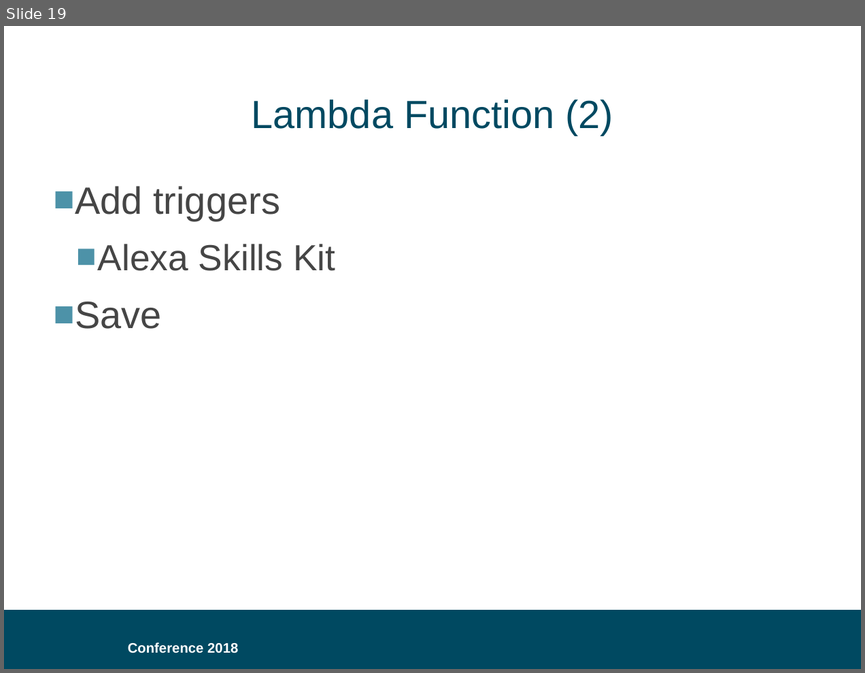
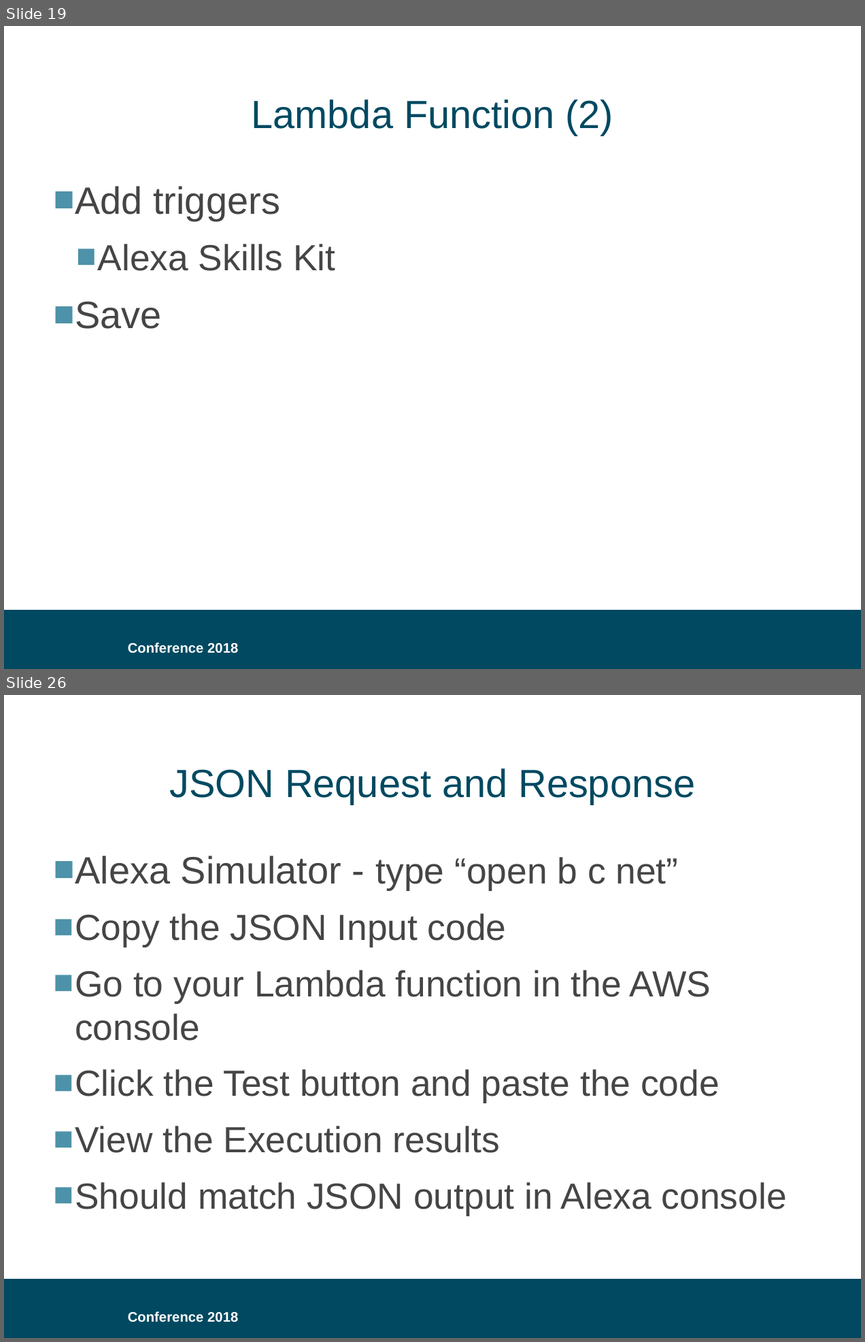
Before and after one commit to bklug/introductory-alexa-workshop, a slide deck: build-an-alexa-skill-for.pptx. Shown one above the other, each under a label of ours: slide 19 before the commit, slides 19 and 26 after it; the slides between them are not shown. The pictures are 865x673 and 865x1342 pixels, drawn with LibreOffice and Linux fonts; fonts in the diff are those of the drawing; background and template pictures are left out. Boxes give left, top, right and bottom in pixels: in the first picture for what was removed or moved away, otherwise in the second. Text is boxed around its words. In the diff, an @@ line names an element or a change of style, - is before the commit and + after.

```diff
--- a/build-an-alexa-skill-for.pptx
+++ b/build-an-alexa-skill-for.pptx
@@ slide 26 added at [4, 695, 861, 1338], background #FFFFFF; not listed: 2 template elements that a slide beside it also shows @@
@@ title added at [169, 768, 695, 804], 33 pt, text #004961 @@
+JSON Request and Response
@@ text added at [75, 855, 787, 1215], 30.5 pt, text #454545 @@
+■ Alexa Simulator - type “open b c net”
+■ Copy the JSON Input code
+■ Go to your Lambda function in the AWS console
+■ Click the Test button and paste the code
+■ View the Execution results
+■ Should match JSON output in Alexa console
```
Also in this commit, not shown: 7 other slides added.
